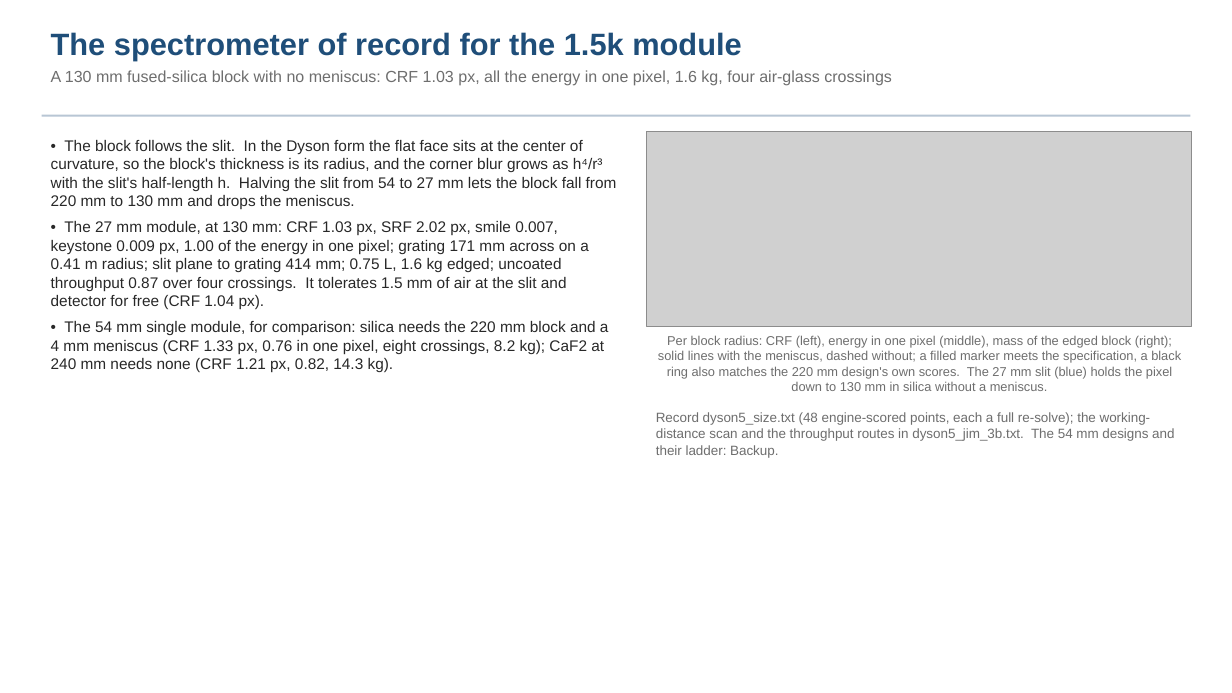
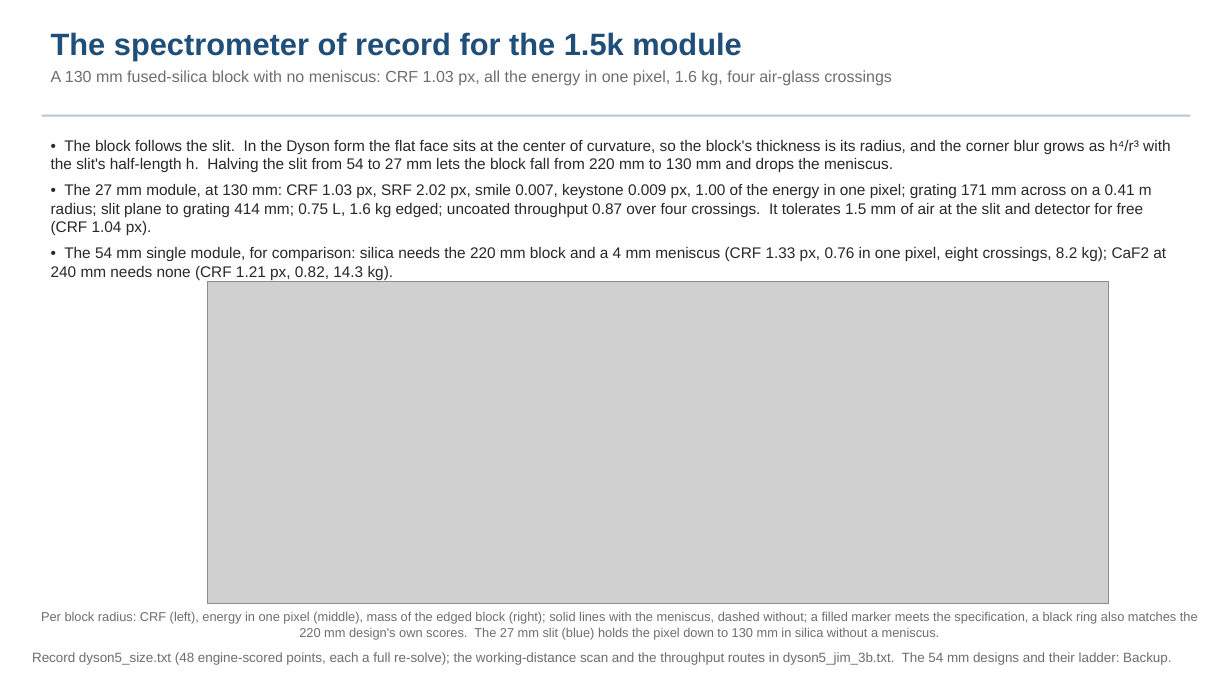
Before and after one commit to nasa-jpl/macos, a slide deck: slide 8 of demo_session/deck_dyson_record.pptx (slide 7 before the commit). Drawn at 1232x693 pixels with LibreOffice and Linux fonts; fonts in the diff are those of the drawing; grey boxes stand for pictures. Boxes give left, top, right and bottom in pixels: in the first picture for what was removed or moved away, otherwise in the second. Text is boxed around its words. In the diff, an @@ line names an element or a change of style, - is before the commit and + after.

```diff
--- a/demo_session/deck_dyson_record.pptx
+++ b/demo_session/deck_dyson_record.pptx
@@ text "• The block follows the ..." rewrapped from (51, 140, 617, 373) to (51, 140, 1170, 280) @@
@@ picture: place and size @@
-picture at (647, 131, 1192, 326)
+picture at (208, 282, 1109, 604)
@@ text "Per block radius: CRF (left), ..." rewrapped from (658, 335, 1181, 391) to (41, 611, 1198, 640) @@
@@ text "Record dyson5_size.txt (48 engine-scored points, ..." rewrapped from (656, 412, 1174, 441) to (32, 652, 1171, 665) @@
```
Also in this commit, not shown: 9 other slides changed, 1 slide added, 2 other files.
